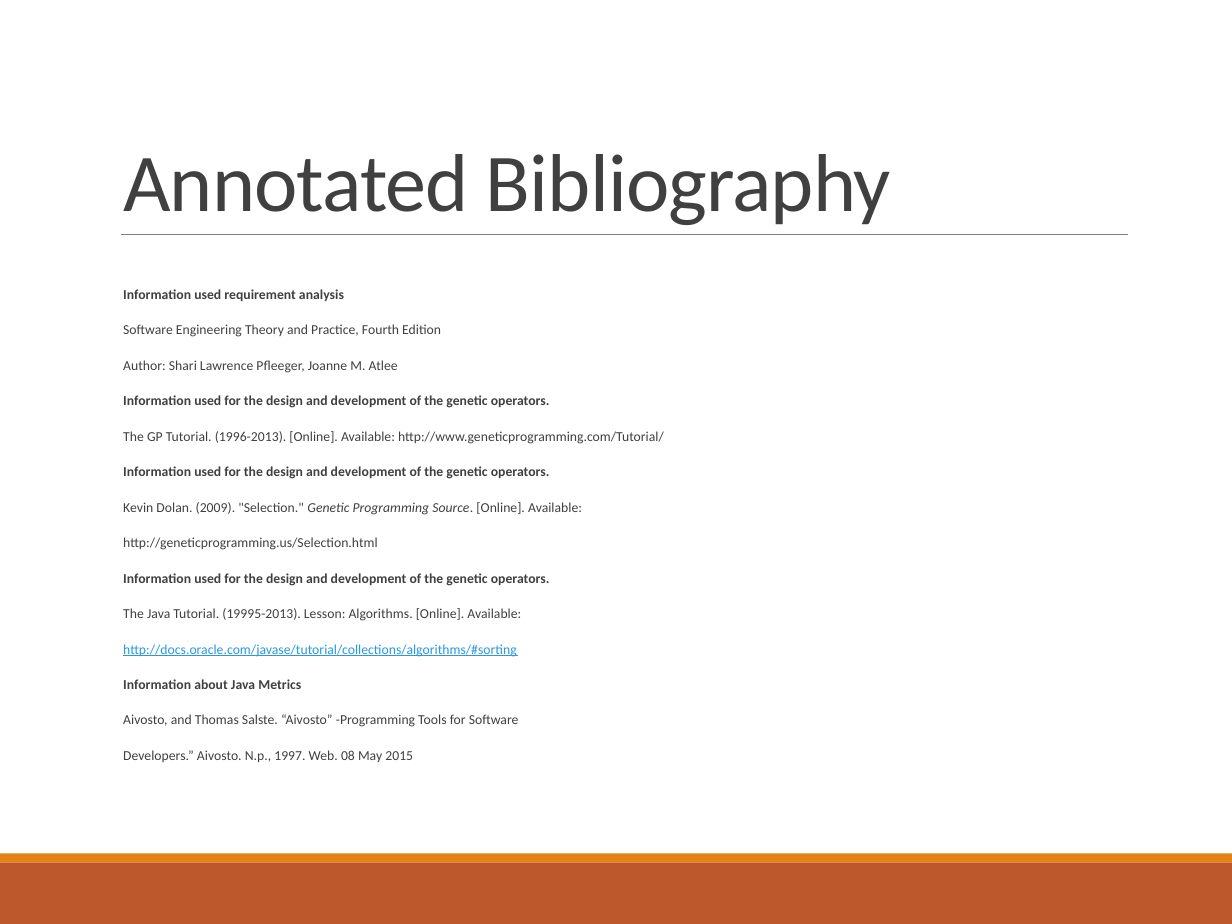
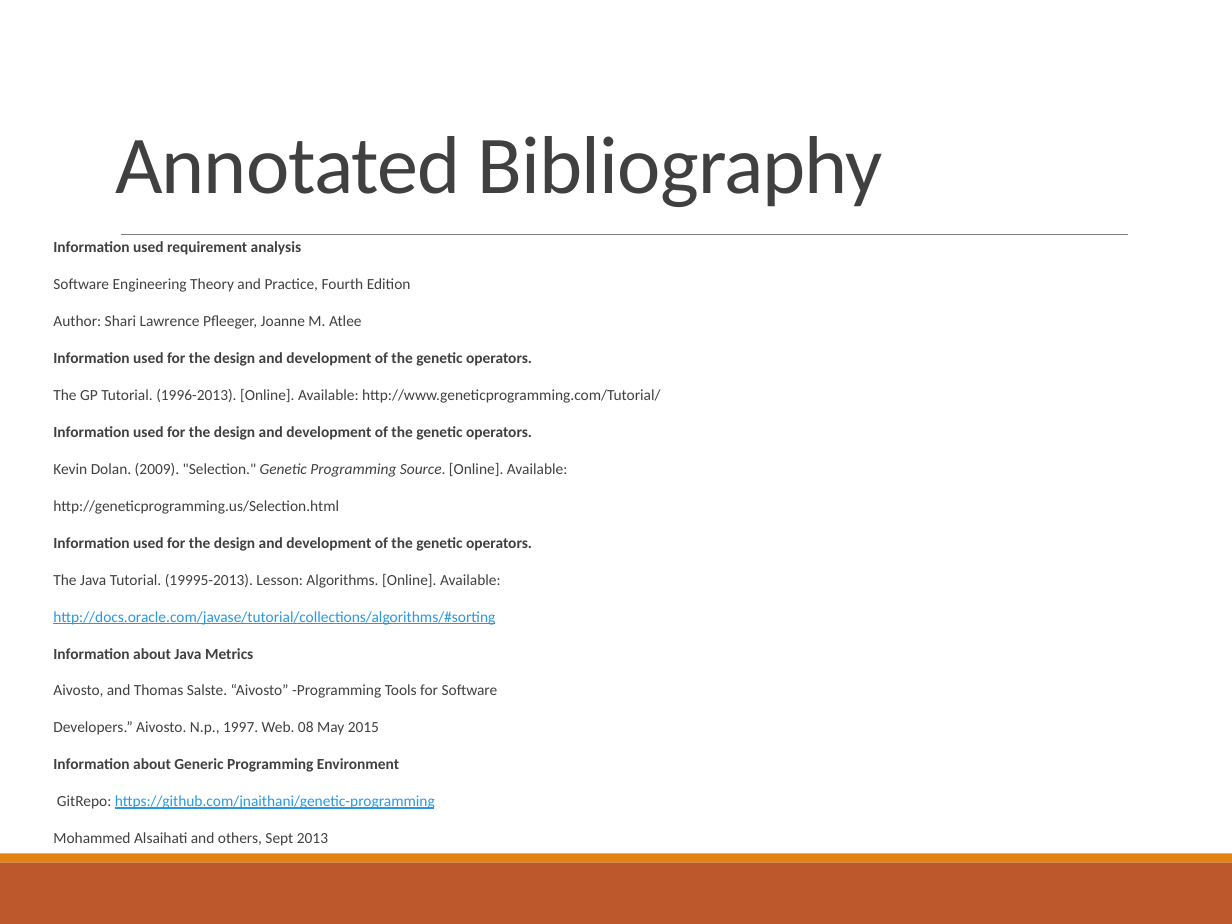
Before and after one commit to li1530/GeneticProgramming, a slide deck: slide 21 of release/Genetic Programming_v3.pptx. Drawn at 1232x924 pixels with LibreOffice and Linux fonts; fonts in the diff are those of the drawing. Boxes give left, top, right and bottom in pixels: in the first picture for what was removed or moved away, otherwise in the second. Text is boxed around its words. In the diff, an @@ line names an element or a change of style, - is before the commit and + after.

Commit message:
update final report with repo reference

```diff
--- a/release/Genetic Programming_v3.pptx
+++ b/release/Genetic Programming_v3.pptx
@@ title "Annotated Bibliography": place and size @@
-title "Annotated Bibliography" at bbox=[123, 154, 891, 225]
+title "Annotated Bibliography" at bbox=[115, 136, 883, 207]
@@ text "Information used requirement analysis": place and size @@
-text "Information used requirement analysis" at bbox=[123, 289, 664, 762]
+text "Information used requirement analysis" at bbox=[53, 241, 660, 846]
@@ text at bbox=[53, 241, 660, 735]: size 8 to 9 pt in "Information used requirement analysis", "Software Engineering Theory and Practice, Fourth Edition", "Author: Shari Lawrence Pfleeger, Joanne M. Atlee", "Information used for the design and development ..." and 10 more places @@
@@ text at bbox=[53, 758, 435, 846]: paragraphs added @@
+  Information about Generic Programming Environment
+  GitRepo: https://github.com/jnaithani/genetic-programming
+  Mohammed Alsaihati and others, Sept 2013
```
Also in this commit, not shown: 2 other files.
